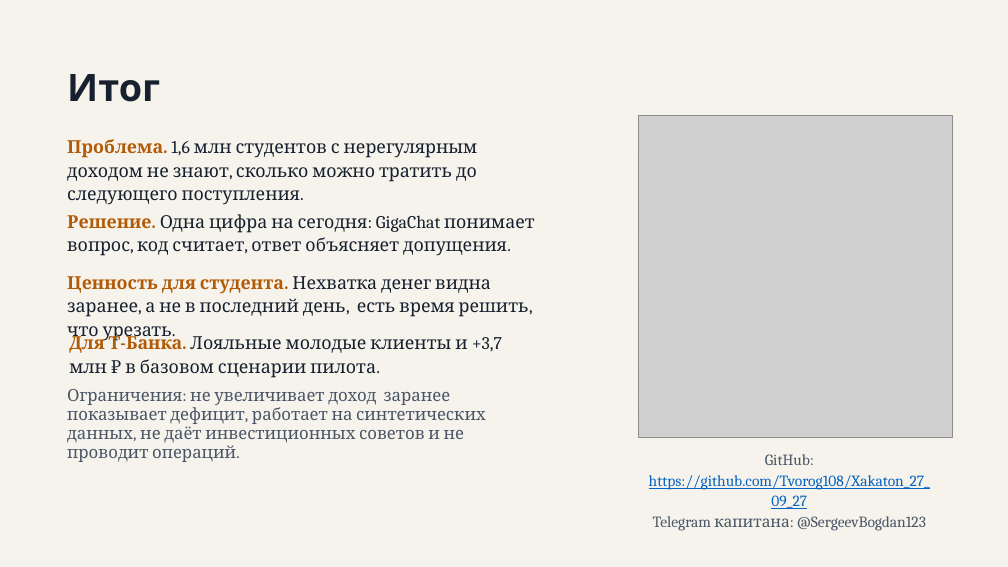
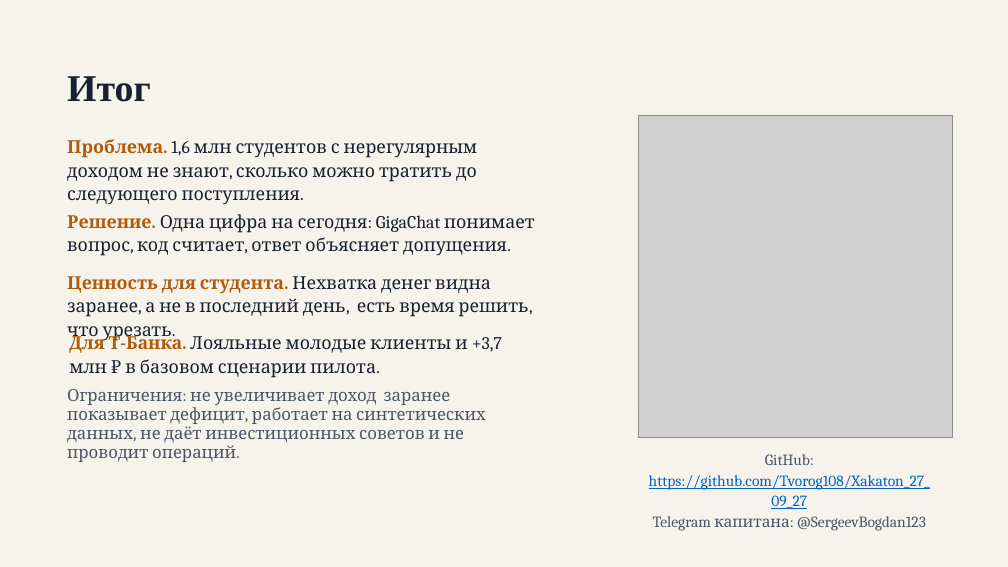
Before and after one commit to Tvorog108/Xakaton_27_09_27, a slide deck: slide 9 of Дневной лимит.pptx. Drawn at 1008x567 pixels with LibreOffice and Linux fonts; fonts in the diff are those of the drawing; grey boxes stand for pictures. Boxes give left, top, right and bottom in pixels: in the first picture for what was removed or moved away, otherwise in the second. Text is boxed around its words. In the diff, an @@ line names an element or a change of style, - is before the commit and + after.

```diff
--- a/Дневной лимит.pptx
+++ b/Дневной лимит.pptx
@@ text "Итог" at (67, 76, 150, 102): font Quicksand to Times New Roman @@
```
Also in this commit, not shown: 4 other slides changed.
